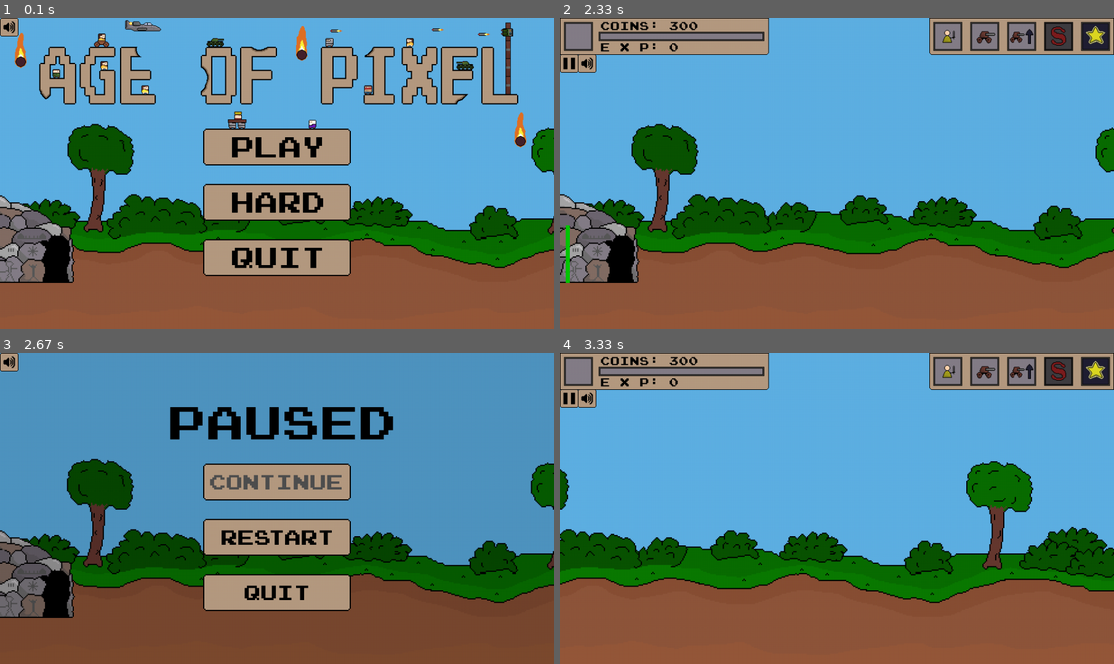
Above: before the commit, frames 1-4 (two rows, left to right).
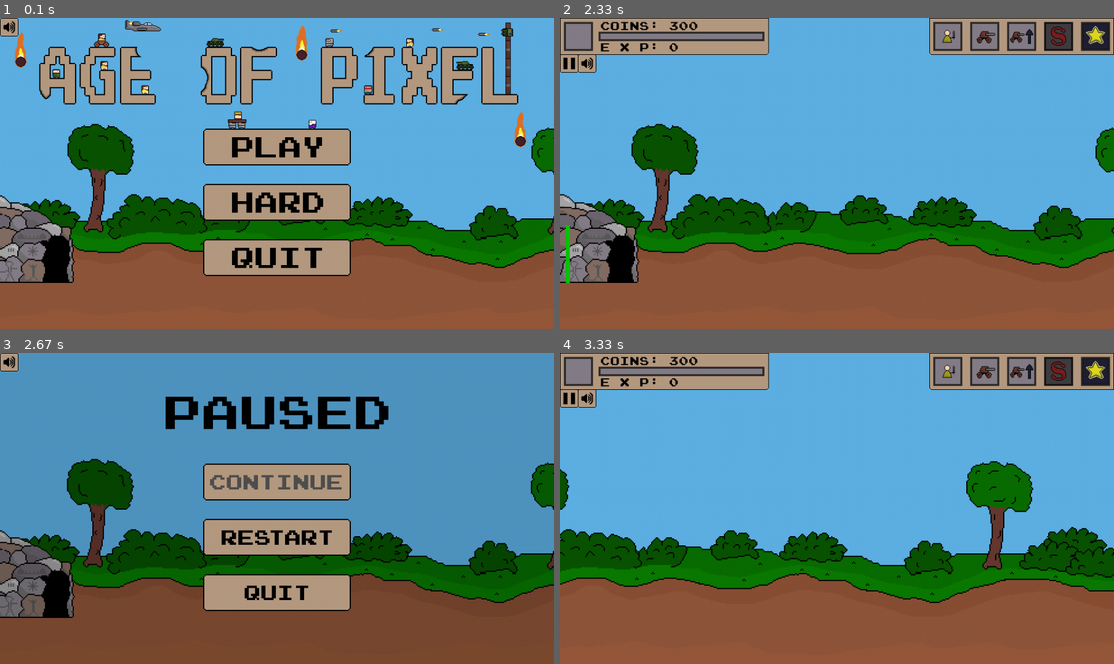
Above: after the commit, the same moments.

Repository: de-dust-enjoyer/age_of_pixel_pygame
Game: pygame game, started from main.py
Two runs of this game, one before a commit and one after it. Both use one fixed random seed, a clock stepped at 60 frames per second and the inputs below.
Inputs (mouse positions are in pixels of both pictures, inside the frame that each line leads up to):
- Up to frame 1 (0.1 s): no input
- Up to frame 2 (2.33 s): hold Esc 0.33-0.8 s; hold Right 0.33-0.8 s; click (986, 36) at 0.88 s; click (947, 36) at 1.22 s; click (986, 73) at 1.55 s; click (837, 148) at 1.88 s
- Up to frame 3 (2.67 s): hold Esc from 2.33 s (still down); hold Right from 2.33 s (still down)
- Up to frame 4 (3.33 s): release Esc at 2.8 s; release Right at 2.8 s; hold Esc 2.83-3.3 s; hold Right 2.83-3.3 s

Frames 1-2 are identical in both runs. In frame 3, 3.2% of the frame differs, in the area x 29-71%, y 14-28%; in frame 4, nothing differs.

Commit message:
polished ui elements and removed dev_mode

Diff:
--- a/main.py
+++ b/main.py
@@ -19,9 +19,6 @@
 		self.FLOOR_LEVEL = 460
 		self.GRAVITY = 0.4
 
-
-		# dev mode
-		self.dev_mode = False
 
 		# normal variables:
 		self.running = True
@@ -514,17 +511,11 @@
 			# sets key_pressed variables to True if key is pressed
 
 			if event.type == pygame.KEYDOWN:
-				if event.key == pygame.K_ESCAPE:
+				if event.key == pygame.K_ESCAPE or event.key == pygame.K_TAB:
 					if not self.paused and not self.main_menu and not self.game_won and not self.game_over:
 						self.paused = True
 					else:
 						self.paused = False
-				elif event.key == pygame.K_TAB:
-					# avtivates dev mode
-					if not self.dev_mode:
-						self.dev_mode = True
-					else:
-						self.dev_mode = False
 
 				elif event.key == pygame.K_RIGHT or event.key == pygame.K_d:
 					self.pan_right = True
@@ -572,7 +563,6 @@
 		self.update_global_time()
 		self.handle_enemy_progression()
 		self.spawn_enemys()
-		self.give_money_when_in_dev_mode()
 
 #>>>>>>>>>>>>>>>>>>>>>>>>RENDERING>LOOP>>>>>>>>>>>>>>>>>>>>>>>>>>>>>>>>>>>>>>>>>
 
@@ -607,18 +597,7 @@
 
 		# render ui at last pos to keep it in foreground!!
 		self.draw_ui()
-		if self.dev_mode:
-			self.render_text(f"FPS           : {round(self.clock.get_fps())}", self.font_16, "black", (0,64))
-			self.render_text(f"MINUTES PASSED: {self.minutes_passed}", self.font_16, "black", (0,80))
-			self.render_text(f"ENEMY AGE     : {self.enemy_age}", self.font_16, "black", (0,96))
-			self.render_text(f"SPAWN OPTIONS : {self.spawn_options}", self.font_16, "black", (0,112))
-			self.render_text(f"SPAWN FREQ    : {round(self.enemy_spawn_timer_goal / 60)}", self.font_16, "black", (0,128))
-			self.draw_transparent_rect(friendly_base.base_rect.size, (0,200,0), 50, friendly_base.base_rect.topleft)
-			self.draw_transparent_rect(enemy_base.base_rect.size, (200,0,0), 50, enemy_base.base_rect.topleft)
-			self.draw_transparent_rect(friendly_base.base_spawn_rect.size, (200,0,0), 50, friendly_base.base_spawn_rect.topleft)
-			self.draw_transparent_rect(enemy_base.base_spawn_rect.size, (0,200,0), 50, enemy_base.base_spawn_rect.topleft)
-			self.draw_transparent_rect(self.screen_pan_rect_left.size, (255,255,255), 20, self.screen_pan_rect_left.topleft)
-			self.draw_transparent_rect(self.screen_pan_rect_right.size, (255,255,255), 20, self.screen_pan_rect_right.topleft)
+
 
 		self.display.blit(self.resize_screen(), (0,0))
 		# update the frame
@@ -732,7 +711,7 @@
 		turret.draw()
 		self.draw_transparent_rect(self.SCREEN_SIZE, (0,0,0), 40, (0,0))
 
-		self.render_text("paused", self.font_80, (0,0,0), (self.SCREEN_SIZE[0] / 2 - 190, self.SCREEN_SIZE[1] / 2  - 200))
+		self.render_text_center("paused", self.font_80, (0,0,0), (self.SCREEN_SIZE[0] / 2, self.SCREEN_SIZE[1] / 2  - 170))
 		self.screen.blit(self.ui_pause_menu, (0,0))
 		if not self.pause_button_continue_rect.collidepoint(self.mouse_pos):
 			self.render_text("continue", self.font_35, (0,0,0), (self.pause_button_continue_rect.x + 10, self.pause_button_continue_rect.y + 10))
@@ -800,9 +779,9 @@
 			self.render_text("quit", self.font_35, (80,80,80), (self.pause_button_quit_rect.x + 70, self.pause_button_quit_rect.y + 10))
 
 		if self.new_high_score:
-			self.render_text(f"new highscore: {self.high_score}", self.font_40, (0,0,0), (160,200))
+			self.render_text_center(f"new highscore: {self.high_score}", self.font_40, (0,0,0), (self.SCREEN_SIZE[0]/2, self.SCREEN_SIZE[1]/2 - 30))
 		else:
-			self.render_text(f"score: {self.score} highscore: {self.high_score}", self.font_40, (0,0,0), (0,200))
+			self.render_text_center(f"score: {self.score} highscore: {self.high_score}", self.font_40, (0,0,0), (self.SCREEN_SIZE[0]/2, self.SCREEN_SIZE[1]/2 -30))
 
 		self.display.blit(self.resize_screen(), (0,0))
 		pygame.display.flip()
@@ -841,6 +820,12 @@
 			self.render_text("quit", self.font_35, (0,0,0), (self.pause_button_quit_rect.x + 70, self.pause_button_quit_rect.y + 10))
 		else:
 			self.render_text("quit", self.font_35, (80,80,80), (self.pause_button_quit_rect.x + 70, self.pause_button_quit_rect.y + 10))
+
+		if self.new_high_score:
+			self.render_text_center(f"new highscore: {self.high_score}", self.font_40, (0,0,0), (self.SCREEN_SIZE[0]/2, self.SCREEN_SIZE[1]/2 -30))
+		else:
+			self.render_text_center(f"score: {self.score} highscore: {self.high_score}", self.font_40, (0,0,0), (self.SCREEN_SIZE[0]/2, self.SCREEN_SIZE[1]/2 -30))
+
 		self.display.blit(self.resize_screen(), (0,0))
 		pygame.display.flip()
 
@@ -1004,7 +989,6 @@
 	def reset_everything(self, menu:bool= True):
 		pygame.mixer.stop()
 		self.new_high_score = False
-		self.dev_mode = False
 		self.running = True
 		self.paused = False
 		self.game_won = False
@@ -1882,6 +1866,12 @@
 	def render_text(self, text:str, font:pygame.font.Font, color:tuple, pos:tuple):
 		text = font.render(text, False, color)
 		self.screen.blit(text, pos)
+
+	def render_text_center(self, text:str, font:pygame.font.Font, color:tuple, pos:tuple):
+		text = font.render(text, False, color)
+		text_rect = text.get_rect(center= pos)
+		self.screen.blit(text, text_rect)
+
 
 
 	def draw_money_and_exp(self):
@@ -2112,11 +2102,6 @@
 				self.screen.blit(module, self.enemy_module_pos3_t3)
 
 
-	def give_money_when_in_dev_mode(self):
-		if self.dev_mode:
-			self.friendly_money = 99999999
-			self.friendly_exp = 99999999
-
 
 class Base:
 	def __init__(self, friendly):
@@ -2607,14 +2592,12 @@
 	def draw(self):
 		for turret in game.friendly_turrets:
 			game.screen.blit(turret.rotate_turret(), turret.turret_rect_rotate)
-			if game.dev_mode:
-				game.draw_transparent_rect(turret.turret_range_rect.size, (0,255,0), 50, turret.turret_range_rect.topleft)
+
 			if turret.drawing_line:
 				pygame.draw.line(game.screen, (200,0,0), (turret.turret_rect.midright[0] - 5, turret.turret_rect.midright[1] + 6), turret.target_pos)
 		for turret in game.enemy_turrets:
 			game.screen.blit(turret.rotate_turret(), turret.turret_rect_rotate)
-			if game.dev_mode:
-				game.draw_transparent_rect(turret.turret_range_rect.size, (255,0,0), 50, turret.turret_range_rect.topleft)
+
 			if turret.drawing_line:
 				pygame.draw.line(game.screen, (200,0,0), (turret.turret_rect.midleft[0] + 5, turret.turret_rect.midleft[1] + 6), turret.target_pos)
 
@@ -3734,8 +3717,6 @@
 			unit.draw_buff_crown()
 			if unit.has_weapon:
 				game.screen.blit(unit.rotate_weapon(), unit.weapon_rect_rotate)
-			if unit.ranged and game.dev_mode:
-				pygame.draw.rect(game.screen, "red", unit.range_rect)
 
 
 
@@ -3744,8 +3725,7 @@
 			unit.draw_buff_crown()
 			if unit.has_weapon:
 				game.screen.blit(unit.rotate_weapon(), unit.weapon_rect_rotate)
-			if unit.ranged and game.dev_mode:
-				pygame.draw.rect(game.screen, "red", unit.range_rect)
+
 
 
 	def update(self):
